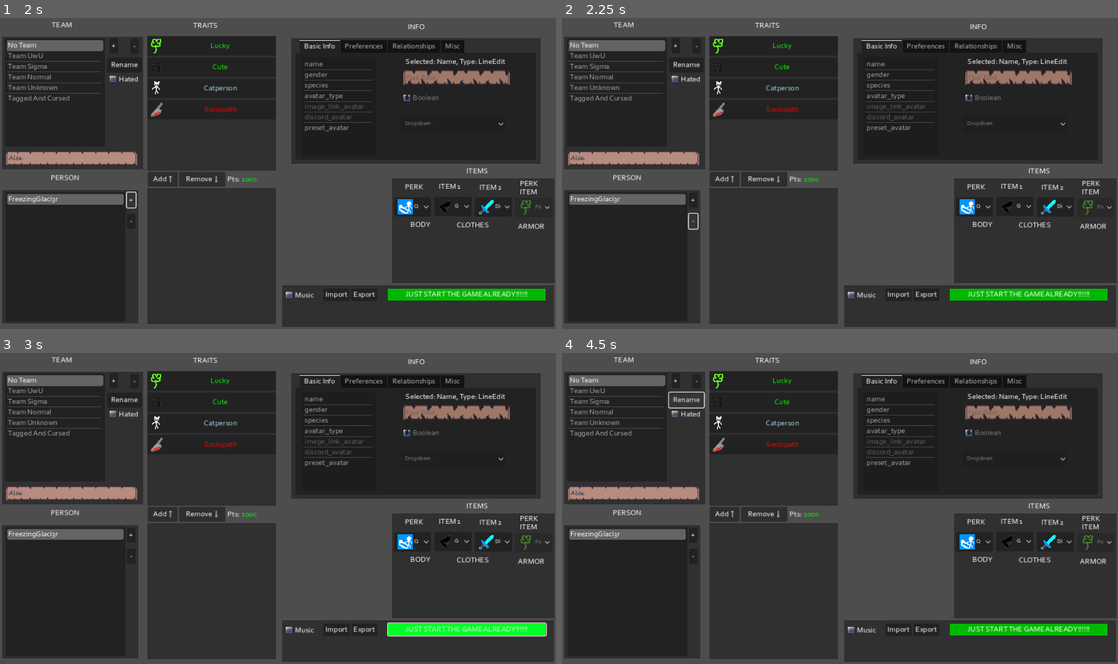
Above: before the commit, frames 1-4 (two rows, left to right).
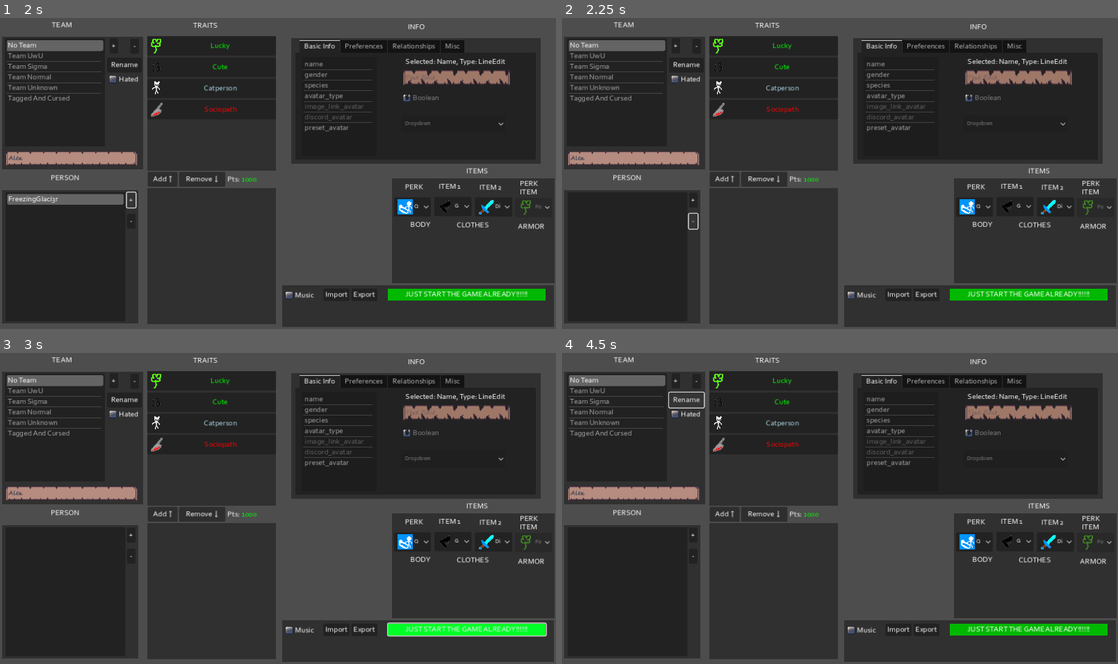
Above: after the commit, the same moments.

Repository: pivinx1/the-progressbar-games
Game: Godot game, scene res://main.tscn
The game is run twice, just before and just after one commit, with the same random seed, the same clock (stepped at 60 frames per second) and the same inputs.
Inputs (mouse positions are in pixels of both pictures, inside the frame that each line leads up to):
- Up to frame 1 (2 s): click (72, 157) at 0.52 s; type "Alex" at 0.6 s; click "+" at 1.25 s
- Up to frame 2 (2.25 s): click "-" at 2 s
- Up to frame 3 (3 s): click "JUST START THE GAME ALREADY!!…" at 2.75 s
- Up to frame 4 (4.5 s): click "JUST START THE GAME ALREADY!!…" at 3.5 s; click "Rename" at 4.25 s

Frame 1 is identical in both runs. In frame 2, 0.7% of the frame differs, in the area x 1-23%, y 56-61%; in frame 3, 0.7%; in frame 4, 0.7%.

Commit message:
fix members deletion functionality

Diff:
--- a/members.gd
+++ b/members.gd
@@ -10,13 +10,6 @@
 @export var team_panel: Panel
 var members = data.members
 var selected_member = data.selected_member
-
-func _on_member_btn_pressed(button):
-	selected_member = button.text
-	for btn in member_box.get_children():
-		btn.disabled = false
-		members[selected_member]["button"].disabled = true
-	#print(selected_member)
 
 func add_member(member: String="???", select: bool=false, add_button: bool=true):
 	if !data.has_letters(member):
@@ -40,24 +33,33 @@
 				if member_box.get_item_text(i) == member:
 					member_box.remove_item(i)
 		members.erase(member)
+
 # Called when the node enters the scene tree for the first time.
 func _ready():
-	pass # Replace with function body.
+	pass
 
 
 # Called every frame. 'delta' is the elapsed time since the previous frame.
 func _process(_delta):
-	pass
+	if member_box.get_selected_items().size() > 0:
+		selected_member = member_box.get_item_text(member_box.get_selected_items()[0])
 
 
 func _on_add_pressed():
 	var rnd_name = data.get_random_name()
 	if members.has(rnd_name):
-		rnd_name = data.resolve_name_conflict(rnd_name,members)
+		for i in range(1,5):
+			rnd_name = data.get_random_name()
+			if !members.has(rnd_name):
+				break
+		if members.has(rnd_name):
+			rnd_name = data.resolve_name_conflict(rnd_name,members)
 	add_member(rnd_name,true,true)
 
 func _on_remove_pressed():
 	remove_member(selected_member)
+	if member_box.get_item_count() > 0:
+		member_box.select(member_box.get_item_count()-1)
 
 func _on_team_button_pressed(_team):
 	member_box.clear()
